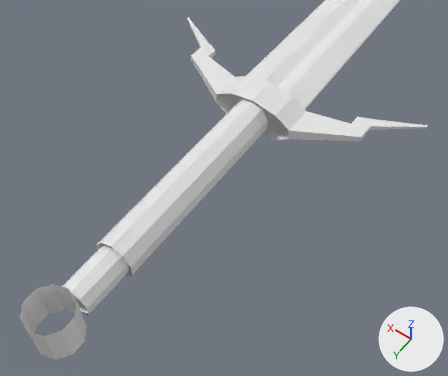
Renders of the Blender file sword/blade.blend from each side of a commit.
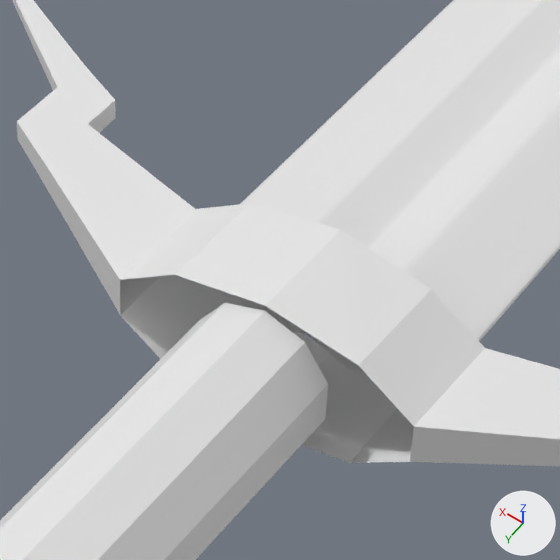
Each version is shown whole from a 50 mm camera at (-1.41, 8.18, 2.7) aimed at (-0.17, 6.45, -0.02), then close up on the part from 42% to 73% of the width and 7% to 43% of the height. Arrows for +X, +Y and +Z are at lower right; the lights stay in place.
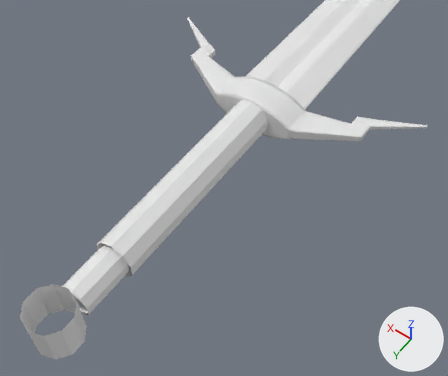
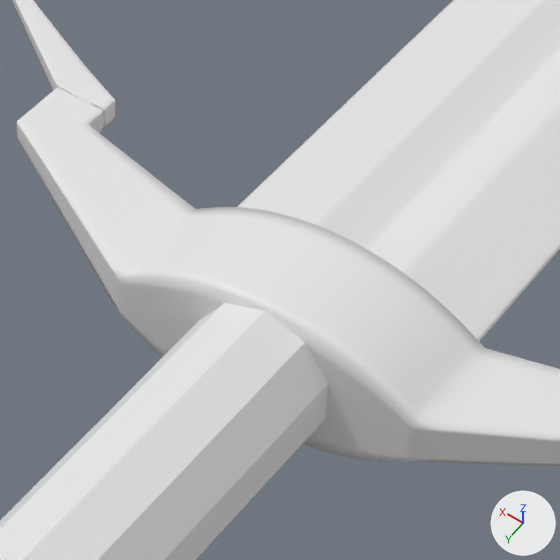
The change, as a list of edits to the scene's bpy script:
```text
Change me_cylinder:
    used by ob_cylinder; location = (0.0, 5.82, 0.0); rotation_euler = (1.571, 0.0, 0.0), in degrees (90, 0, 0); scale = (0.275, 0.13, 0.1)
    verts and faces of me_cylinder; kept vertices keep their numbers, new ones are numbered from 36
    before: 0 (0.0, 1.0, -1.0) at pixel (265, 305), 2 (0.0, -1.0, -1.0), 4 (-0.59, -0.79, -1.0) at pixel (349, 462), 6 (-0.95, -0.29, -1.0) at pixel (409, 461), 8 (-0.95, 0.29, -1.0) at pixel (413, 426)
    before: 10 (-0.59, 0.79, -1.0) at pixel (358, 365)
    remove me_cylinder.from_pydata(...)  # 36 vertices, 29 faces; spans x -3.27..0.0, y -1.0..1.0, z -1.0..4.43
    add me_cylinder.from_pydata(...)  # 36 vertices, 33 faces; spans x -3.27..0.0, y -1.0..1.0, z -1.0..4.43
    me_cylinder part 1
    add faces += [(4, 6, 8, 10), (0, 2, 4, 10)]
    me_cylinder part 2: 29 kept faces spanning x -3.27..0.0, y -1.0..1.0, z -1.0..4.43 are now shaded smooth
Change ob_cylinder:
    add _m = ob_cylinder.modifiers.new('Subdivision', 'SUBSURF')
    add _m.levels = 3
    add _m.render_levels = 3
    add _m = ob_cylinder.modifiers.new('Subdivision.001', 'SUBSURF')
    add _m.render_levels = 1
```

Boxes (x1, y1, x2, y2) around the edits, measured in the close-ups (560 x 560 px):
'Cylinder', reshaped, modifiers changed: (12, 0, 560, 466) in both
part 1 of me_cylinder, added: after (120, 278, 414, 462)
part 2 of me_cylinder, shading changed: (13, 0, 560, 466) in both
